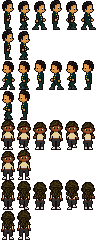
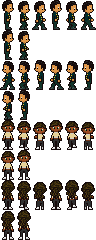
Revision of a layered 96px x 240px image; what changed, layer by layer:
painted on "main_character" over left=1, top=132, right=95, bottom=236
